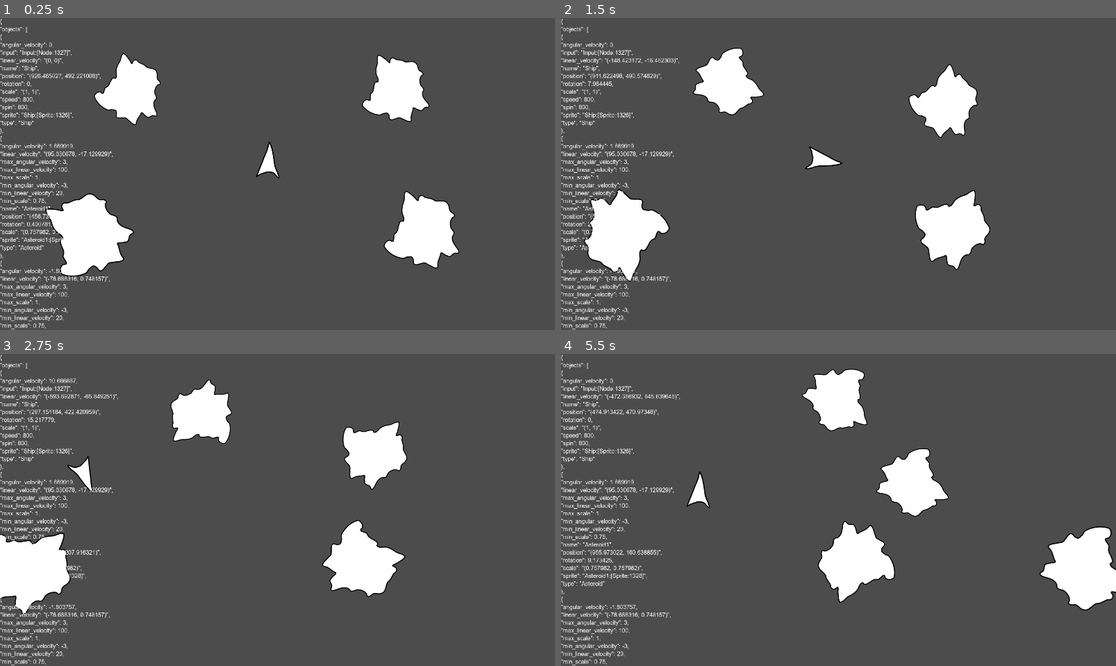
Above: before the commit, frames 1-4 (two rows, left to right).
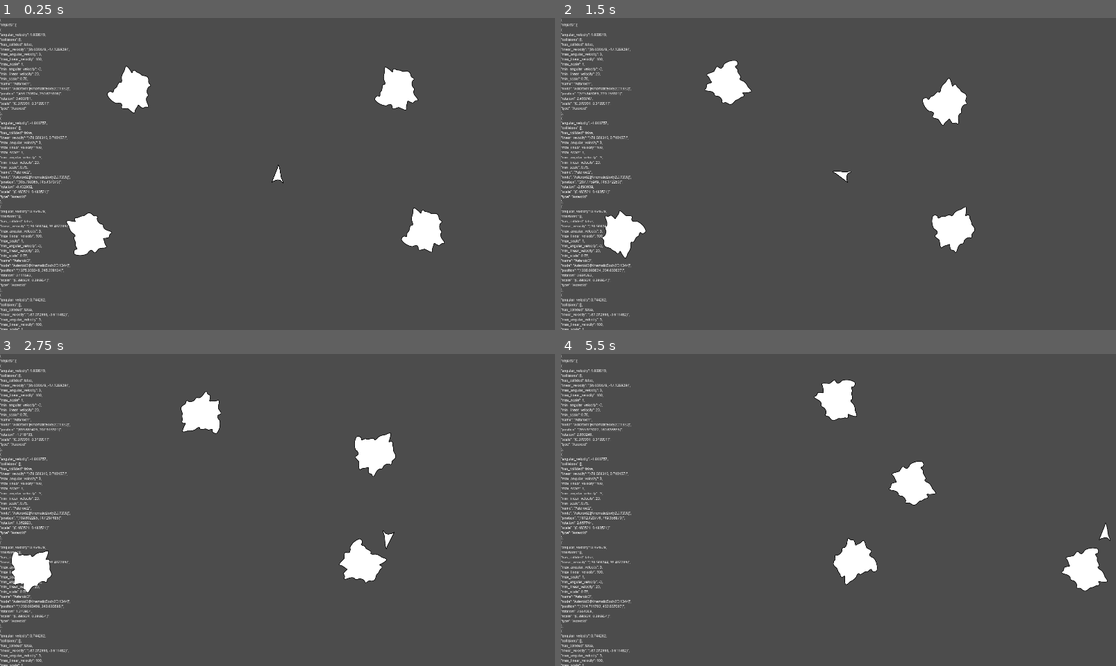
Above: after the commit, the same moments.

Repository: ETdoFresh/kasteroids
Game: Godot game, scene res://world.tscn
Same seed, same stepped clock (60 frames per second), same inputs: the game is played once before the commit and once after it.
Inputs:
- Up to frame 1 (0.25 s): no input
- Up to frame 2 (1.5 s): tap Enter (ui_accept) at 0.5, 0.77 s; hold D (player_right) 0.53-1.28 s; hold Ctrl 0.53-1.28 s; hold Down (player_down) from 1.28 s (still down); tap R at 1.35 s
- Up to frame 3 (2.75 s): tap Enter (ui_accept) at 1.52 s; release Down (player_down) at 2.03 s; hold D (player_right) from 2.03 s (still down); hold Ctrl from 2.03 s (still down)
- Up to frame 4 (5.5 s): release D (player_right) at 2.78 s; release Ctrl at 2.78 s; hold Up (player_up) 2.78-3.53 s; tap R at 2.85, 4.35 s; tap Enter (ui_accept) at 3.02, 3.77, 4.52 s; hold Ctrl 3.53-4.28 s; hold A (player_left) 3.53-5.03 s; hold Down (player_down) from 5.03 s (still down); hold Ctrl from 5.03 s (still down)

The runs differ from the first frame. In frame 1, 9.5% of the frame differs, in the area x 0-83%, y 0-100%; in frame 2, 9.3%; in frame 3, 8.9%; in frame 4, 9.6%, in the area x 0-100%, y 0-100%.

Commit message:
Change nodes in game from Sprites to KinematicBody2Ds for physics simulation. Play sounds on collisions. Start adding code for physics "bounce" but still needs to be wired up to game.

Diff:
--- a/data/asteroid_data.gd
+++ b/data/asteroid_data.gd
@@ -1,4 +1,6 @@
 extends Node
+
+const type = "Asteroid"
 
 export var min_angular_velocity = -3.0
 export var max_angular_velocity = 3.0
@@ -8,5 +10,8 @@
 export var max_scale = 1.0
 export var linear_velocity = Vector2.ZERO
 export var angular_velocity = 0.0
+export var mass = 5.0
+export var bounce_coeff = 0.2
 
-var type = "Asteroid"
+onready var collision_shape_2d = $CollisionShape2D
+onready var collision_sound = $CollisionSound
--- a/data/ship_data.gd
+++ b/data/ship_data.gd
@@ -5,5 +5,10 @@
 export var speed = 800
 export var spin = 10
 export var linear_velocity = Vector2.ZERO
+export var mass = 1.0
+export var bounce_coeff = 0.7
 
+onready var collision_shape_2d = $CollisionShape2D
 onready var input = $Input
+onready var shape = $CollisionShape2D
+onready var sprite = $Sprite
--- a/functions/asteroid.gd
+++ b/functions/asteroid.gd
@@ -22,5 +22,5 @@
     asteroid = asteroid.duplicate()
     var min_scl = asteroid.min_scale
     var max_scl = asteroid.max_scale
-    asteroid.scale = Vector2.ONE * Random.randf_range(min_scl, max_scl)
+    asteroid.scale *= Random.randf_range(min_scl, max_scl)
     return asteroid
--- a/functions/node.gd
+++ b/functions/node.gd
@@ -1,6 +1,6 @@
 class_name NodeFunctions
 
-static func to_object(child_node : Node) -> Dictionary:
+static func to_dictionary(child_node : Node) -> Dictionary:
     var object = {}
     if "type" in child_node: object["type"] = child_node.type
     if "global_position" in child_node: object["position"] = child_node.global_position
@@ -18,7 +18,7 @@
     if "max_linear_velocity" in child_node: object["max_linear_velocity"] = child_node.max_linear_velocity
     if "min_scale" in child_node: object["min_scale"] = child_node.min_scale
     if "max_scale" in child_node: object["max_scale"] = child_node.max_scale
-    if child_node is Sprite: object["sprite"] = child_node
+    if child_node is KinematicBody2D: object["node"] = child_node
     return object
 
 static func update_display(object : Dictionary) -> Dictionary:
--- a/functions/physics.gd
+++ b/functions/physics.gd
@@ -7,3 +7,110 @@
     object.position += object.linear_velocity * delta
     object.rotation += object.angular_velocity * delta
     return object
+
+static func move_and_collide(object : Dictionary, delta : float) -> Dictionary:
+    if not "node" in object: return object
+    object = object.duplicate()
+    if not "collisions" in object: object["collisions"] = []
+    if not "has_collided" in object: object["has_collided"] = false
+    var kinematic_body : KinematicBody2D = object.node
+    kinematic_body.global_position = object.position
+    kinematic_body.global_rotation = object.rotation
+    kinematic_body.get_node("CollisionShape2D").scale = object.scale
+    kinematic_body.rotate(object.angular_velocity * delta)
+    var collision : KinematicCollision2D = kinematic_body.move_and_collide(object.linear_velocity * delta)
+    if collision:
+        object.has_collided = true
+        object.collisions.append({
+            "other": collision.collider,
+            "normal": collision.normal,
+            "position": collision.position,
+            "remain": collision.remainder})
+    object.position = kinematic_body.global_position
+    object.rotation = kinematic_body.global_rotation
+    return object
+
+static func add_collisions_to_other_colliders(objects: Array) -> Array:
+    objects = objects.duplicate()
+    for i in range(objects.size()):
+        if not "node" in objects[i]: continue
+        for other_object in objects:
+            if "collisions" in other_object:
+                for collision in other_object.collisions:
+                    if collision.other == objects[i].node:
+                        objects[i] = objects[i].duplicate()
+                        objects[i].collisions.append({
+                            "other": other_object.node,
+                            "normal": -collision.normal,
+                            "position": collision.position,
+                            "remainder": 0.0})
+    return objects
+
+static func has_collided(object: Dictionary) -> bool:
+    return "collisions" in object and object.collisions.size() > 0
+
+static func resolve_collisions(objects: Array) -> Array:
+    objects = objects.duplicate()
+    for i in range(objects.size()):
+        if not "has_collided" in objects[i]: continue
+        if not objects[i].has_collided: continue
+        if not "collisions" in objects[i]: continue
+        if objects[i].collisions.size() == 0: continue
+        objects[i] = objects[i].duplicate()
+        # TODO: Handle collisions :)
+        objects[i].collisions.clear()
+    return objects
+
+static func bounce(object: Dictionary, collision) -> Dictionary:
+    object = object.duplicate()
+    var other = collision.other
+    var ma = object.mass
+    var mb = other.mass
+    var va = object.linear_velocity
+    var vb = other.linear_velocity
+    var n = collision.normal
+    var cr = object.bounce_coeff # Coefficient of Restitution
+    var wa = object.angular_velocity
+    var wb = other.angular_velocity
+    var ra = collision.position - object.position
+    var rb = collision.position - other.position
+    var rv = va + cross_fv(wa, ra) - vb - cross_fv(wb, rb) # Relative Velocity
+    rv = va - vb
+    var cv = rv.dot(n) # Contact Velocity
+    var ia = ma * ra.length_squared() # Rotational Inertia
+    var ib = mb * rb.length_squared() # Rotational Inertia
+    var iia = 1.0 / ia
+    var iib = 1.0 / ib
+    var ra_x_n = cross(ra, n)
+    var rb_x_n = cross(rb, n)
+    var iia_ra_x_n = iia * ra_x_n
+    var iib_rb_x_n = iib * rb_x_n
+    var angular_denominator = cross_fv(iia_ra_x_n, ra) + cross_fv(iib_rb_x_n, rb)
+    angular_denominator = angular_denominator.dot(n)
+    var j = -(1.0 + cr) * cv # Impulse Magnitude
+    j /= (1.0/ma + 1.0/mb) + angular_denominator
+    object.linear_velocity = va + (j / ma) * n
+    object.angular_velocity = wa + iia * cross(ra, j * n)
+    return object
+
+static func bounce_no_angular_velocity(object, collision):
+    var other = collision.other
+    var ma = object.mass
+    var mb = other.mass
+    var va = object.linear_velocity
+    var vb = other.linear_velocity
+    var n = collision.normal
+    var cr = object.bounce_coeff # Coefficient of Restitution
+    var j = -(1.0 + cr) * (va - vb).dot(n) # Impulse Magnitude
+    j /= (1.0/ma + 1.0/mb)
+    object.linear_velocity = va + (j / ma) * n
+    return object
+
+static func cross_vf(v : Vector2, f : float):
+    return Vector2(f * v.y, -f * v.x)
+
+static func cross_fv(f : float, v : Vector2):
+    return Vector2(-f * v.y, f * v.x)
+
+static func cross(a : Vector2, b : Vector2):
+    return a.x * b.y - a.y * b.x;
--- /dev/null
+++ b/functions/sound.gd
@@ -0,0 +1,7 @@
+class_name SoundFunctions
+
+static func play_collision_sound(object: Dictionary) -> Dictionary:
+    if not "node" in object: return object
+    if not "collision_sound" in object.node: return object
+    object.node.collision_sound.play()
+    return object
--- a/project.godot
+++ b/project.godot
@@ -45,6 +45,11 @@
 "path": "res://functions/ship.gd"
 }, {
 "base": "Reference",
+"class": "SoundFunctions",
+"language": "GDScript",
+"path": "res://functions/sound.gd"
+}, {
+"base": "Reference",
 "class": "WrapFunctions",
 "language": "GDScript",
 "path": "res://functions/wrap.gd"
@@ -57,6 +62,7 @@
 "NodeFunctions": "",
 "PhysicsFunctions": "",
 "ShipFunctions": "",
+"SoundFunctions": "",
 "WrapFunctions": ""
 }
 
--- a/world.gd
+++ b/world.gd
@@ -1,19 +1,20 @@
 extends Node2D
 
 const ASTEROID = AsteroidFunctions
+const DICTIONARY = DictionaryFunctions
 const LIST = ListFunctions
-const DICTIONARY = DictionaryFunctions
+const NODE = NodeFunctions
 const PHYSICS = PhysicsFunctions
-const NODE = NodeFunctions
+const SHIP = ShipFunctions
+const SOUND = SoundFunctions
 const WRAP = WrapFunctions
-const SHIP = ShipFunctions
 
 onready var current_state = empty_state()
 onready var label = $Label
 
 func _ready():
     var state = current_state
-    state.objects = LIST.map(get_children(), funcref(NODE, "to_object"))
+    state.objects = LIST.map(get_children(), funcref(NODE, "to_dictionary"))
     state.objects = LIST.filtered_map(state.objects, funcref(ASTEROID, "is_asteroid"), funcref(ASTEROID, "randomize_angular_velocity"))
     state.objects = LIST.filtered_map(state.objects, funcref(ASTEROID, "is_asteroid"), funcref(ASTEROID, "randomize_linear_velocity"))
     state.objects = LIST.filtered_map(state.objects, funcref(ASTEROID, "is_asteroid"), funcref(ASTEROID, "randomize_scale"))
@@ -39,11 +40,10 @@
     state = DICTIONARY.update(state, "tick", state.tick + 1)
     state.objects = LIST.filtered_map1(state.objects, funcref(SHIP, "is_ship"), funcref(SHIP, "apply_input"), delta)
     state.objects = LIST.filtered_map(state.objects, funcref(SHIP, "is_ship"), funcref(SHIP, "limit_speed"))
-    state.objects = LIST.map1(state.objects, funcref(PHYSICS, "move"), delta)
-    #state.objects = LIST.map1(state.objects, funcref(PHYSICS, "move_and_collide"), delta)
-    #state.objects = LIST.map1(state.objects, funcref(PHYSICS, "add_collision_data_to_other_object"), state.objects)
-    #state.objects = LIST.map1(state.objects, funcref(PHYSICS, "bounce"), delta)
-    #state.objects = List.map(state.objects, funcref(SOUND, "play_collision_sound"))
+    state.objects = LIST.map1(state.objects, funcref(PHYSICS, "move_and_collide"), delta)
+    state.objects = PHYSICS.add_collisions_to_other_colliders(state.objects)
+    state.objects = LIST.filtered_map(state.objects, funcref(PHYSICS, "has_collided"), funcref(SOUND, "play_collision_sound"))
+    state.objects = PHYSICS.resolve_collisions(state.objects)
     state.objects = LIST.map(state.objects, funcref(WRAP, "wrap"))
     state.objects = LIST.map(state.objects, funcref(NODE, "update_display"))
     return state
--- a/world.tscn
+++ b/world.tscn
@@ -1,54 +1,109 @@
-[gd_scene load_steps=9 format=2]
+[gd_scene load_steps=12 format=2]
 
 [ext_resource path="res://graphics/asteroid1.svg" type="Texture" id=1]
 [ext_resource path="res://graphics/ship.svg" type="Texture" id=2]
+[ext_resource path="res://sounds/8BIT_RETRO_Explosion_Short_Distant_mono.ogg" type="AudioStream" id=3]
 [ext_resource path="res://world.gd" type="Script" id=4]
 [ext_resource path="res://data/ship_data.gd" type="Script" id=5]
 [ext_resource path="res://ARIAL.TTF" type="DynamicFontData" id=6]
 [ext_resource path="res://data/input.gd" type="Script" id=7]
 [ext_resource path="res://data/asteroid_data.gd" type="Script" id=8]
 
-[sub_resource type="DynamicFont" id=1]
-size = 20
+[sub_resource type="ConvexPolygonShape2D" id=1]
+points = PoolVector2Array( -97.491, -134.114, 76.803, -126.951, 145.039, 74.597, 88.186, 82.843, 75.636, 145.832, -143.208, 101.385, -137.01, 66.039, -117.097, 58.803 )
+
+[sub_resource type="DynamicFont" id=2]
+size = 12
 font_data = ExtResource( 6 )
+
+[sub_resource type="ConvexPolygonShape2D" id=3]
+points = PoolVector2Array( 5.826, -63.185, 35.807, 56.874, -39.299, 57.318 )
 
 [node name="World" type="Node2D"]
 script = ExtResource( 4 )
 
-[node name="Ship" type="Sprite" parent="."]
-position = Vector2( 926.465, 492.221 )
-texture = ExtResource( 2 )
-script = ExtResource( 5 )
-
-[node name="Input" type="Node" parent="Ship"]
-script = ExtResource( 7 )
-
-[node name="Asteroid1" type="Sprite" parent="."]
+[node name="Asteroid1" type="KinematicBody2D" parent="."]
 position = Vector2( 433.932, 254.737 )
-texture = ExtResource( 1 )
+scale = Vector2( 0.5, 0.5 )
 script = ExtResource( 8 )
 
-[node name="Asteroid2" type="Sprite" parent="."]
+[node name="Sprite" type="Sprite" parent="Asteroid1"]
+texture = ExtResource( 1 )
+
+[node name="CollisionShape2D" type="CollisionShape2D" parent="Asteroid1"]
+shape = SubResource( 1 )
+
+[node name="CollisionSound" type="AudioStreamPlayer" parent="Asteroid1"]
+stream = ExtResource( 3 )
+volume_db = -2.0
+
+[node name="Asteroid2" type="KinematicBody2D" parent="."]
 position = Vector2( 324.683, 745.258 )
-texture = ExtResource( 1 )
+scale = Vector2( 0.5, 0.5 )
 script = ExtResource( 8 )
 
-[node name="Asteroid3" type="Sprite" parent="."]
+[node name="Sprite" type="Sprite" parent="Asteroid2"]
+texture = ExtResource( 1 )
+
+[node name="CollisionShape2D" type="CollisionShape2D" parent="Asteroid2"]
+shape = SubResource( 1 )
+
+[node name="CollisionSound" type="AudioStreamPlayer" parent="Asteroid2"]
+stream = ExtResource( 3 )
+volume_db = -2.0
+
+[node name="Asteroid3" type="KinematicBody2D" parent="."]
 position = Vector2( 1382.64, 235.756 )
-texture = ExtResource( 1 )
+scale = Vector2( 0.5, 0.5 )
 script = ExtResource( 8 )
 
-[node name="Asteroid4" type="Sprite" parent="."]
+[node name="Sprite" type="Sprite" parent="Asteroid3"]
+texture = ExtResource( 1 )
+
+[node name="CollisionShape2D" type="CollisionShape2D" parent="Asteroid3"]
+shape = SubResource( 1 )
+
+[node name="CollisionSound" type="AudioStreamPlayer" parent="Asteroid3"]
+stream = ExtResource( 3 )
+volume_db = -2.0
+
+[node name="Asteroid4" type="KinematicBody2D" parent="."]
 position = Vector2( 1490.52, 736.294 )
+scale = Vector2( 0.5, 0.5 )
+script = ExtResource( 8 )
+
+[node name="Sprite" type="Sprite" parent="Asteroid4"]
 texture = ExtResource( 1 )
-script = ExtResource( 8 )
+
+[node name="CollisionShape2D" type="CollisionShape2D" parent="Asteroid4"]
+shape = SubResource( 1 )
+
+[node name="CollisionSound" type="AudioStreamPlayer" parent="Asteroid4"]
+stream = ExtResource( 3 )
+volume_db = -2.0
 
 [node name="Label" type="Label" parent="."]
 anchor_right = 1.0
 anchor_bottom = 1.0
 margin_right = 1920.0
 margin_bottom = 1080.0
-custom_fonts/font = SubResource( 1 )
+custom_fonts/font = SubResource( 2 )
 __meta__ = {
 "_edit_use_anchors_": false
 }
+
+[node name="Ship" type="KinematicBody2D" parent="."]
+position = Vector2( 960, 540 )
+script = ExtResource( 5 )
+speed = 500
+
+[node name="Sprite" type="Sprite" parent="Ship"]
+scale = Vector2( 0.5, 0.5 )
+texture = ExtResource( 2 )
+
+[node name="CollisionShape2D" type="CollisionShape2D" parent="Ship"]
+scale = Vector2( 0.5, 0.5 )
+shape = SubResource( 3 )
+
+[node name="Input" type="Node" parent="Ship"]
+script = ExtResource( 7 )
Not shown, added: sounds/8BIT_RETRO_Explosion_Short_Distant_mono.ogg.import
Not shown, added: sounds/8BIT_RETRO_Explosion_Short_Distant_mono.ogg
